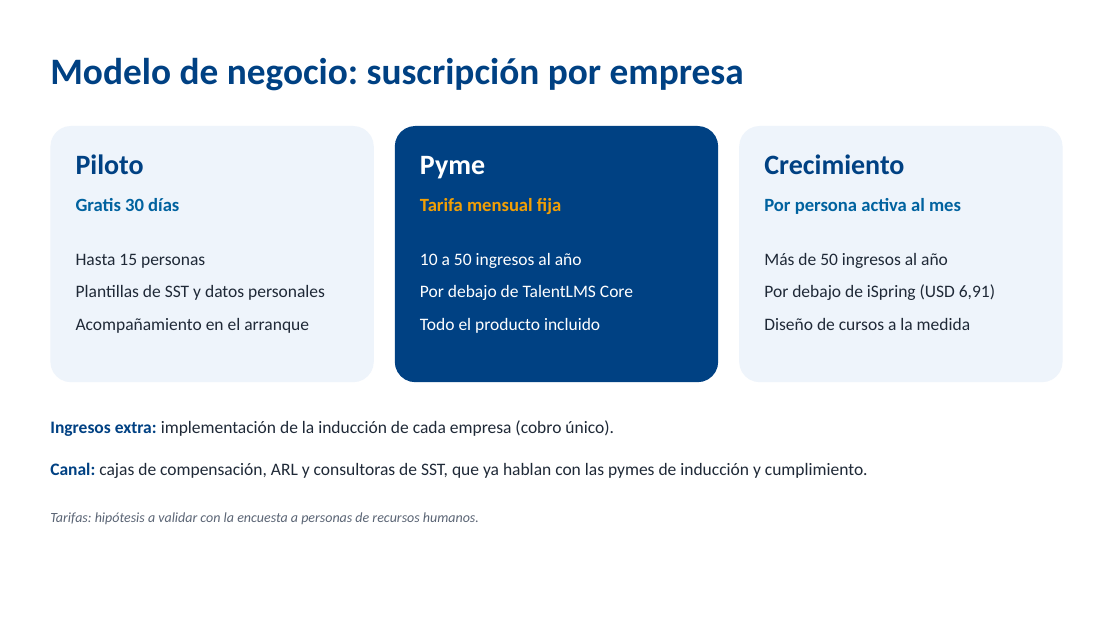
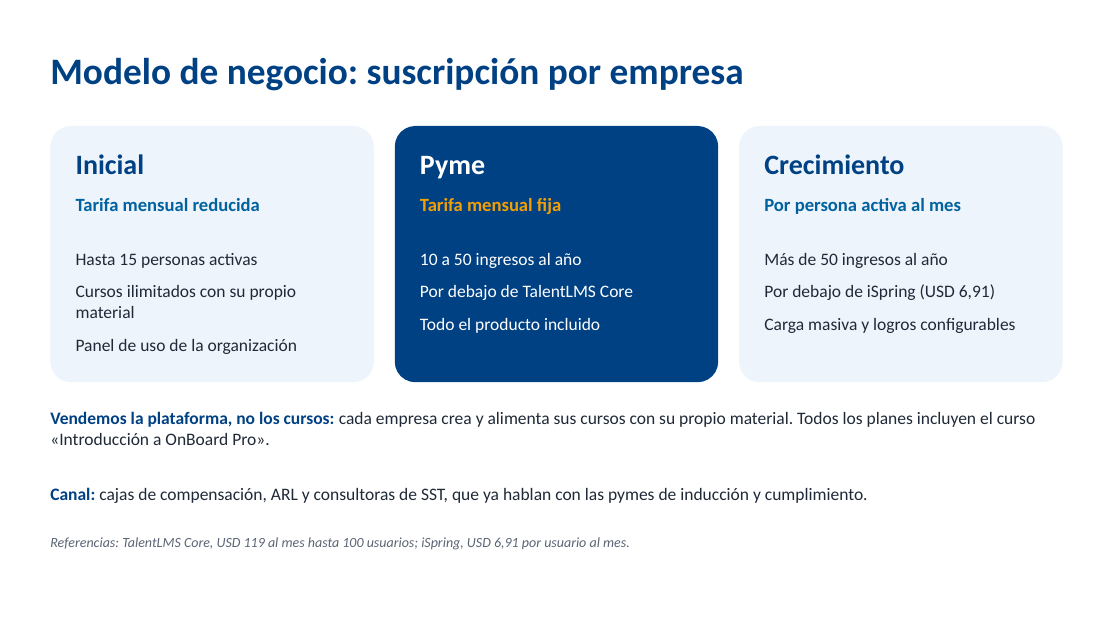
Before and after one commit to brayanmi129/OnBoardPro, a slide deck: slide 14 of docs/general/OnBoard Pro - Presentación.pptx. Drawn at 1120x630 pixels with LibreOffice and Linux fonts; fonts in the diff are those of the drawing; background and template pictures are left out. Boxes give left, top, right and bottom in pixels: in the first picture for what was removed or moved away, otherwise in the second. Text is boxed around its words. In the diff, an @@ line names an element or a change of style, - is before the commit and + after.

```diff
--- a/docs/general/OnBoard Pro - Presentación.pptx
+++ b/docs/general/OnBoard Pro - Presentación.pptx
@@ text at (76,154,145,175): text changed @@
-Piloto
+Inicial
@@ text at (76,198,260,211): text changed @@
-Gratis 30 días
+Tarifa mensual reducida
@@ text at (76,253,297,354): text changed @@
-Hasta 15 personas
-Plantillas de SST y datos personales
-Acompañamiento en el arranque
+Hasta 15 personas activas
+Cursos ilimitados con su propio material
+Panel de uso de la organización
@@ text at (764,318,1015,333): text changed @@
-Diseño de cursos a la medida
+Carga masiva y logros configurables
@@ text at (50,411,1035,445): text changed @@
-Ingresos extra: implementación de la inducción de cada empresa (cobro único).
+Vendemos la plataforma, no los cursos: cada empresa crea y alimenta sus cursos con su propio material. Todos los planes incluyen el curso «Introducción a OnBoard Pro».
@@ text "Canal: cajas de compensación, ARL ...": place and size @@
-text "Canal: cajas de compensación, ARL ..." at (50,462,868,478)
+text "Canal: cajas de compensación, ARL ..." at (50,487,868,503)
@@ text at (50,537,630,550): text changed @@
-Tarifas: hipótesis a validar con la encuesta a personas de recursos humanos.
+Referencias: TalentLMS Core, USD 119 al mes hasta 100 usuarios; iSpring, USD 6,91 por usuario al mes.
```
Also in this commit, not shown: 4 other slides changed, 1 slide removed, 9 other files.
